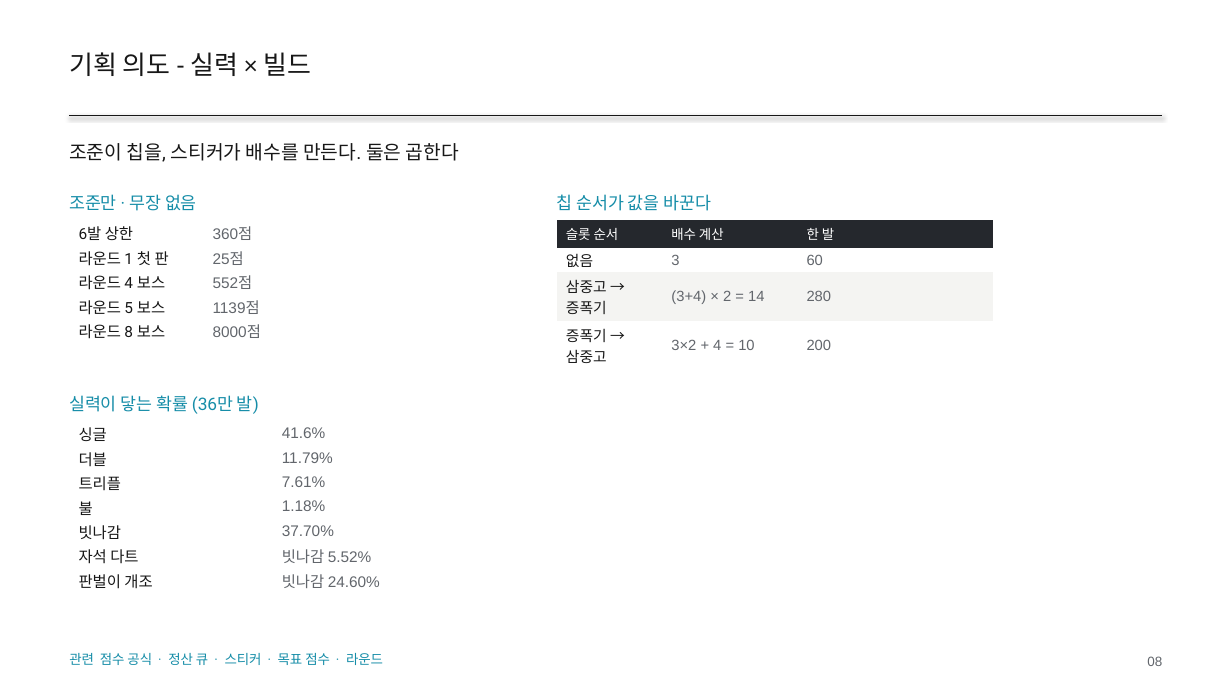
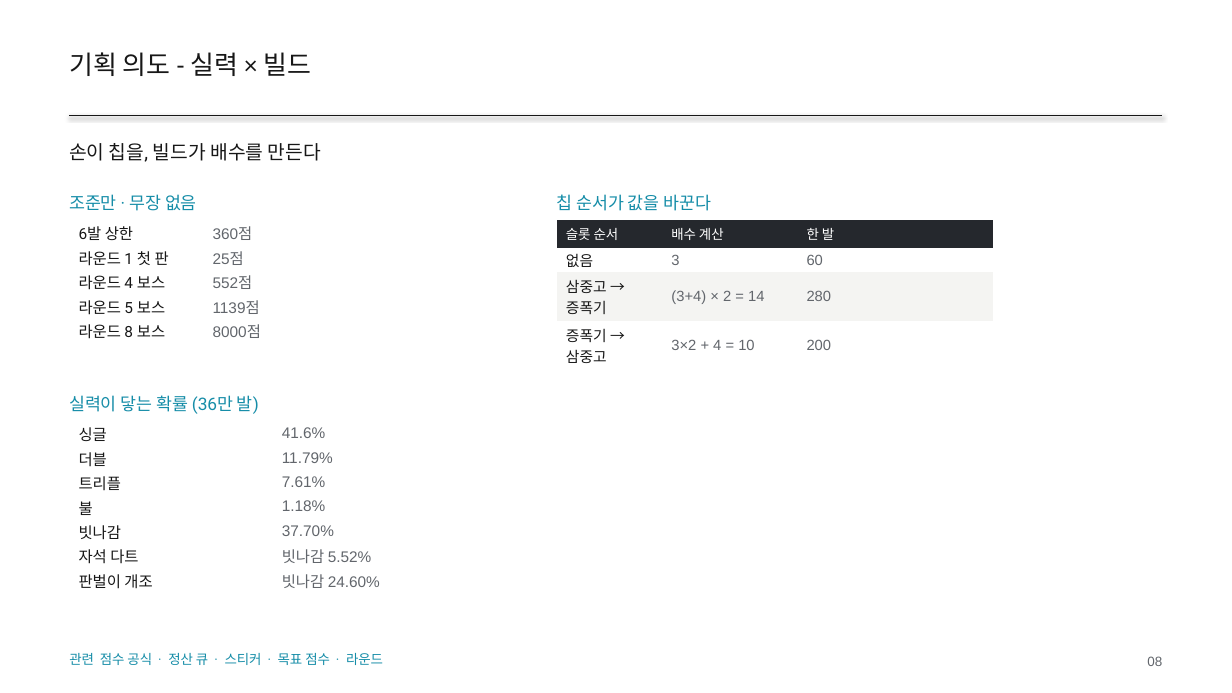
Before and after one commit to GGbong69/test-03, a slide deck: slide 8 of docs/HIGHTONE_기획서.pptx. Drawn at 1232x693 pixels with LibreOffice and Linux fonts; fonts in the diff are those of the drawing. Boxes give left, top, right and bottom in pixels: in the first picture for what was removed or moved away, otherwise in the second. Text is boxed around its words. In the diff, an @@ line names an element or a change of style, - is before the commit and + after.

```diff
--- a/docs/HIGHTONE_기획서.pptx
+++ b/docs/HIGHTONE_기획서.pptx
@@ text at bbox=[69, 143, 321, 162]: text changed @@
-조준이 칩을, 스티커가 배수를 만든다. 둘은 곱한다
+손이 칩을, 빌드가 배수를 만든다
```
Also in this commit, not shown: 21 other slides changed, 2 other files.
